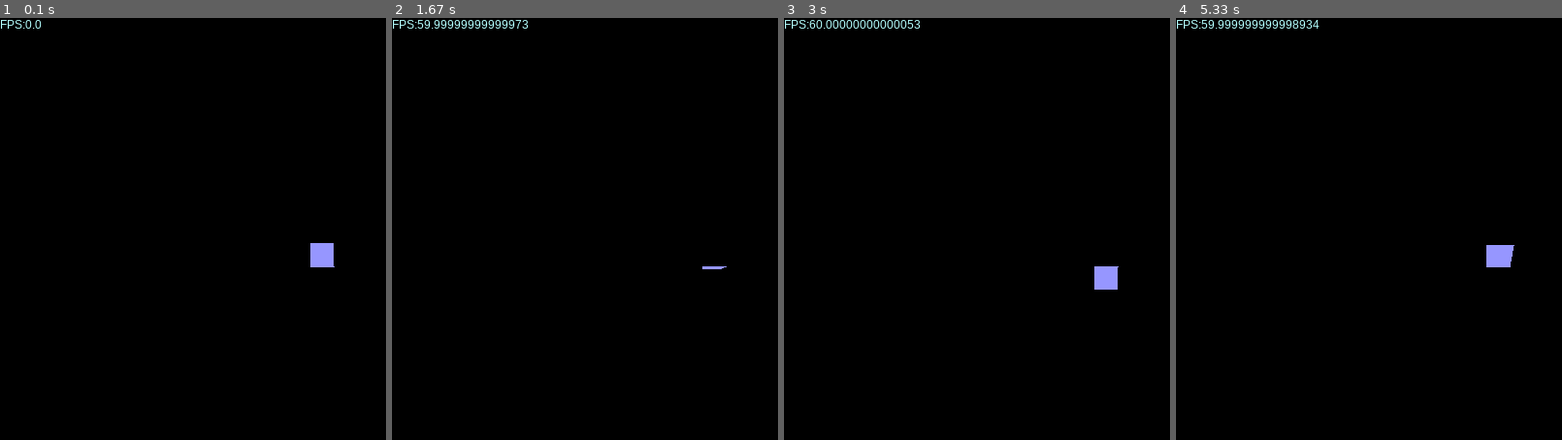
Above: before the commit, frames 1-4 (left to right).
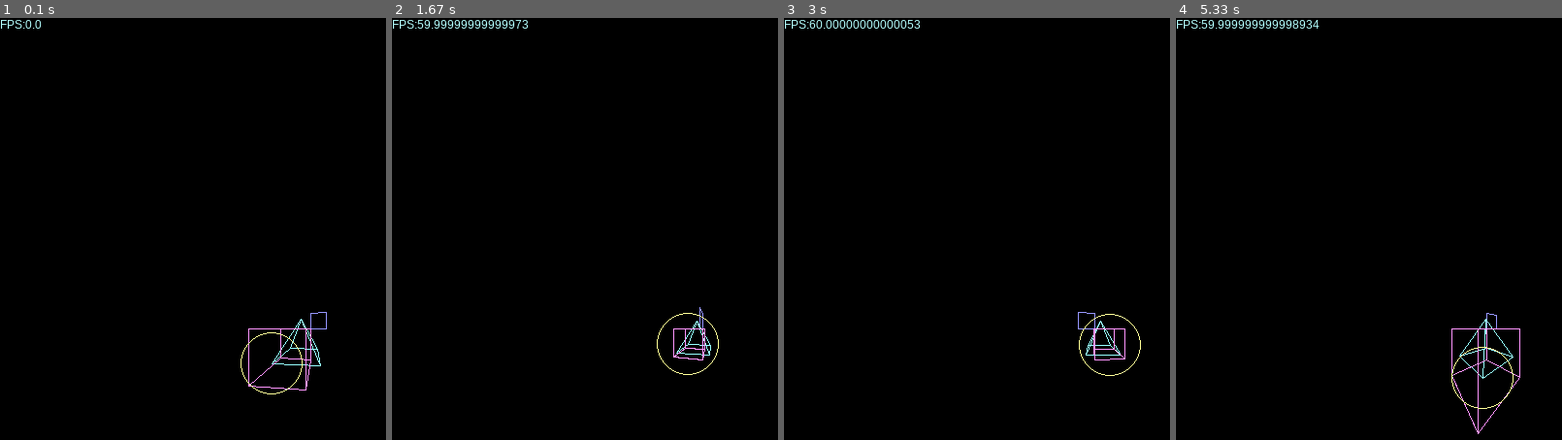
Above: after the commit, the same moments.

Repository: SuperFola/Pygame3D
Game: pygame game, started from engine.py
Same seed, same stepped clock (60 frames per second), same inputs: the game is played once before the commit and once after it.
Inputs:
- Up to frame 1 (0.1 s): no input
- Up to frame 2 (1.67 s): no input
- Up to frame 3 (3 s): no input
- Up to frame 4 (5.33 s): no input

The runs differ from the first frame. In frame 1, 0.8% of the frame differs, in the area x 62-87%, y 53-90%; in frame 2, 0.4%; in frame 3, 0.7%; in frame 4, 0.9%, in the area x 71-90%, y 53-99%.

Commit message:
Rotations d'ensembles

Diff:
--- a/engine.py
+++ b/engine.py
@@ -85,15 +85,14 @@
 
 
 class Square:
-    def __init__(self, color=(255, 255, 255), size1=256, size2=256, xpos=0, ypos=0, zpos=0):
+    def __init__(self, color=(255, 255, 255), size=256, xpos=0, ypos=0, zpos=0, default=0):
         self.color = color
-        self.size1 = size1
-        self.size2 = size2
+        self.size = size
         self.points = [
-            Point3D(0, 0, 0),
-            Point3D(1, 0, 0),
-            Point3D(1, 1, 0),
-            Point3D(0, 1, 0)
+            Point3D(default, default, default),
+            Point3D(default+1, default, default),
+            Point3D(default+1, default+1, default),
+            Point3D(default, default+1, default)
         ]
         self.xpos = xpos
         self.ypos = ypos
@@ -106,7 +105,7 @@
         t = []
         for v in self.points:
             r = v.rotateX(self.angleX).rotateY(self.angleY).rotateZ(self.angleZ)
-            p = r.project(screen.get_width(), screen.get_height(), (self.size1 + self.size2) // 2, 4 + self.zpos)
+            p = r.project(screen.get_width(), screen.get_height(), self.size, 4 + self.zpos)
             if not var:
                 screen.fill(self.color, (p.x + self.xpos, p.y + self.ypos, self.size, self.size))
             t.append(p)
@@ -142,15 +141,23 @@
     def moveZ(self, dir=1):
         self.zpos += dir
 
+    def set_default(self, default):
+        self.points = [
+            Point3D(default, default, default),
+            Point3D(default+1, default, default),
+            Point3D(default+1, default+1, default),
+            Point3D(default, default+1, default)
+        ]
+
 
 class Pyramide:
-    def __init__(self, color=(255, 255, 255), pyra_size=256, xpos=0, ypos=0, zpos=0):
+    def __init__(self, color=(255, 255, 255), pyra_size=256, xpos=0, ypos=0, zpos=0, default=0):
         self.vertices = [
-            Point3D(0, 1, 0),
-            Point3D(-1, -1, 1),
-            Point3D(-1, -1, -1),
-            Point3D(1, -1, 1),
-            Point3D(1, -1, -1)
+            Point3D(default, default+1, default),
+            Point3D(default-1, default-1, default+1),
+            Point3D(default-1, default-1, default-1),
+            Point3D(default+1, default-1, default+1),
+            Point3D(default+1, default-1, default-1)
         ]
 
         self.angleX, self.angleY, self.angleZ = 0, 0, 0
@@ -221,18 +228,27 @@
     def moveZ(self, dir=1):
         self.zpos += dir
 
+    def set_default(self, default):
+        self.vertices = [
+            Point3D(default, default+1, default),
+            Point3D(default-1, default-1, default+1),
+            Point3D(default-1, default-1, default-1),
+            Point3D(default+1, default-1, default+1),
+            Point3D(default+1, default-1, default-1)
+        ]
+
 
 class Crate:
-    def __init__(self, color=(255, 255, 255), crate_size=256, xpos=0, ypos=0, zpos=0):
+    def __init__(self, color=(255, 255, 255), crate_size=256, xpos=0, ypos=0, zpos=0, default=0):
         self.vertices = [
-            Point3D(-1, 1, -1),
-            Point3D(1, 1, -1),
-            Point3D(1, -1, -1),
-            Point3D(-1, -1, -1),
-            Point3D(-1, 1, 1),
-            Point3D(1, 1, 1),
-            Point3D(1, -1, 1),
-            Point3D(-1, -1, 1)
+            Point3D(default-1, default+1, default-1),
+            Point3D(default+1, default+1, default-1),
+            Point3D(default+1, default-1, default-1),
+            Point3D(default-1, default-1, default-1),
+            Point3D(default-1, default+1, default+1),
+            Point3D(default+1, default+1, default+1),
+            Point3D(default+1, default-1, default+1),
+            Point3D(default-1, default-1, default+1)
         ]
         # Define the vertices that compose each of the 6 faces. These numbers are
         # indices to the vertices list defined above.
@@ -305,10 +321,22 @@
     def moveZ(self, dir=1):
         self.zpos += dir
 
+    def set_default(self, default):
+        self.vertices = [
+            Point3D(default-1, default+1, default-1),
+            Point3D(default+1, default+1, default-1),
+            Point3D(default+1, default-1, default-1),
+            Point3D(default-1, default-1, default-1),
+            Point3D(default-1, default+1, default+1),
+            Point3D(default+1, default+1, default+1),
+            Point3D(default+1, default-1, default+1),
+            Point3D(default-1, default-1, default+1)
+        ]
+
 
 class Sphere:
-    def __init__(self, color=(255, 255, 255), sphere_size=256, xpos=0, ypos=0, zpos=0, radius=2):
-        self.center = Point3D(0, 0, 0)
+    def __init__(self, color=(255, 255, 255), sphere_size=256, xpos=0, ypos=0, zpos=0, radius=2, default=0):
+        self.center = Point3D(default, default, default)
         self.radius = radius
         self.angleX, self.angleY, self.angleZ = 0, 0, 0
         self.size = 2
@@ -319,7 +347,8 @@
         self.zpos = zpos
 
     def draw(self, screen, var=0):
-        p = self.center.project(screen.get_width(), screen.get_height(), self.sphere_size, 4 + self.zpos)
+        r = self.center.rotateX(self.angleX).rotateY(self.angleY).rotateZ(self.angleZ)
+        p = r.project(screen.get_width(), screen.get_height(), self.sphere_size, 4 + self.zpos)
         radius = abs(-self.radius * (self.sphere_size / (4 - self.zpos)))
         if not var:
             screen.fill(self.color, (p.x + self.xpos, p.y + self.ypos, self.size, self.size))
@@ -346,6 +375,9 @@
     def moveZ(self, dir=1):
         self.zpos += dir
 
+    def set_default(self, default):
+        self.center = Point3D(default, default, default)
+
 
 class Plan3D:
     def __init__(self, xpos=0, ypos=0, zpos=0):
@@ -353,69 +385,77 @@
         self.xpos = xpos
         self.ypos = ypos
         self.zpos = zpos
-        self.angleX = 0
-        self.angleY = 0
-        self.angleZ = 0
 
     def add(self, object):
         self.objects.append(object)
 
     def draw(self, screen, var=0):
         for object in self.objects:
-            self.object.draw(screen, var)
+            object.draw(screen, var)
 
     def rotateX(self, dir=1):
-        self.angleX += dir
+        for object in self.objects:
+            object.rotateX(dir)
 
     def rotateY(self, dir=1):
-        self.angleY += dir
+        for object in self.objects:
+            object.rotateY(dir)
 
     def rotateZ(self, dir=1):
-        self.angleZ += dir
+        for object in self.objects:
+            object.rotateZ(dir)
 
     def moveX(self, dir=1):
-        self.xpos += dir
+        for object in self.objects:
+            object.moveX(dir)
 
     def moveY(self, dir=1):
-        self.ypos += dir
+        for object in self.objects:
+            object.moveY(dir)
 
     def moveZ(self, dir=1):
-        self.zpos += dir
-
-
-class Game:
+        for object in self.objects:
+            object.moveZ(dir)
+
+    def foo(self):
+        i = 0
+        for obj in self.objects:
+            obj.set_default(i)
+            i -= 0.5
+
+
+class Demo:
     def __init__(self, screen):
         self.screen = screen
         self.font = pygame.font.SysFont("arial", 12)
-        self.objects = []
         self.fps = 60
         self.clock = pygame.time.Clock()
+        self.plan = Plan3D()
 
     def create_squares(self):
         print("Creating squares ...")
-        self.objects.append(Square(color=(150, 150, 255), size1=64, size2=128, ypos=-64))
+        self.plan.add(Square(color=(150, 150, 255), size=64))
 
     def create_crates(self):
         print("Creating crates ...")
-        self.objects.append(Crate(crate_size=64, xpos=0, color=(255, 150, 255)))
+        self.plan.add(Crate(crate_size=64, color=(255, 150, 255)))
 
     def create_pyramides(self):
         print("Creating pyramides ...")
-        self.objects.append(Pyramide(pyra_size=64, xpos=64, color=(150, 255, 255)))
+        self.plan.add(Pyramide(pyra_size=64, color=(150, 255, 255)))
 
     def create_spheres(self):
         print("Creating spheres ...")
-        self.objects.append(Sphere(sphere_size=64, ypos=64, color=(255, 255, 150)))
+        self.plan.add(Sphere(sphere_size=64, color=(255, 255, 150)))
 
     def draw_objects(self):
-        for obj in self.objects:
-            obj.draw(self.screen, var=2)
+        self.plan.draw(self.screen, 1)
 
     def rotate_objects(self):
-        for i in range(len(self.objects)):
-            self.objects[i].rotateX(1)
+        self.plan.rotateY(1)
 
     def run(self):
+        self.plan.foo()
         while 1:
             self.clock.tick(self.fps)
 
@@ -439,14 +479,14 @@
     pygame.init()
     pygame.font.init()
     screen = pygame.display.set_mode((640, 640))
-    game = Game(screen)
-    game.create_squares()
-    """game.create_pyramides()
-    game.create_crates()
-    game.create_spheres()"""
+    demo = Demo(screen)
+    demo.create_squares()
+    demo.create_pyramides()
+    demo.create_crates()
+    demo.create_spheres()
     print("Generation took %3f" % (time.time() - start))
     print("Running demo ...")
-    game.run()
+    demo.run()
     pygame.quit()
     print("Exited cleanly")
 
